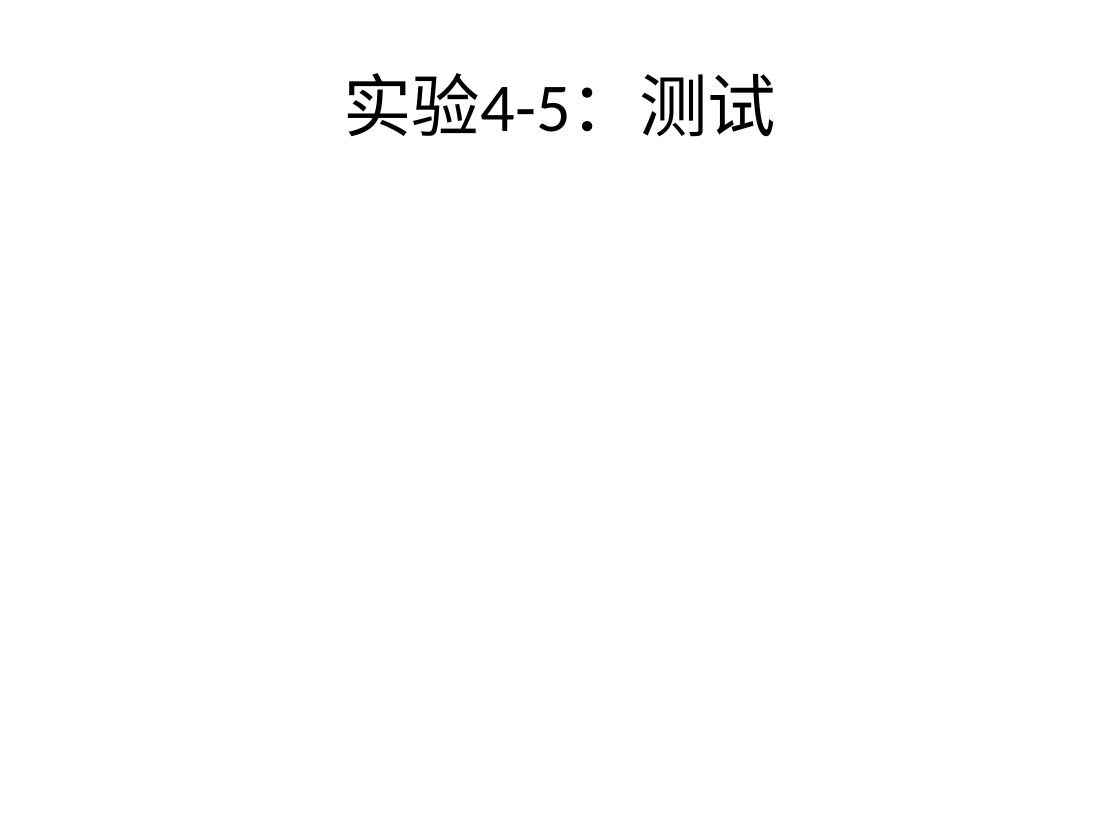
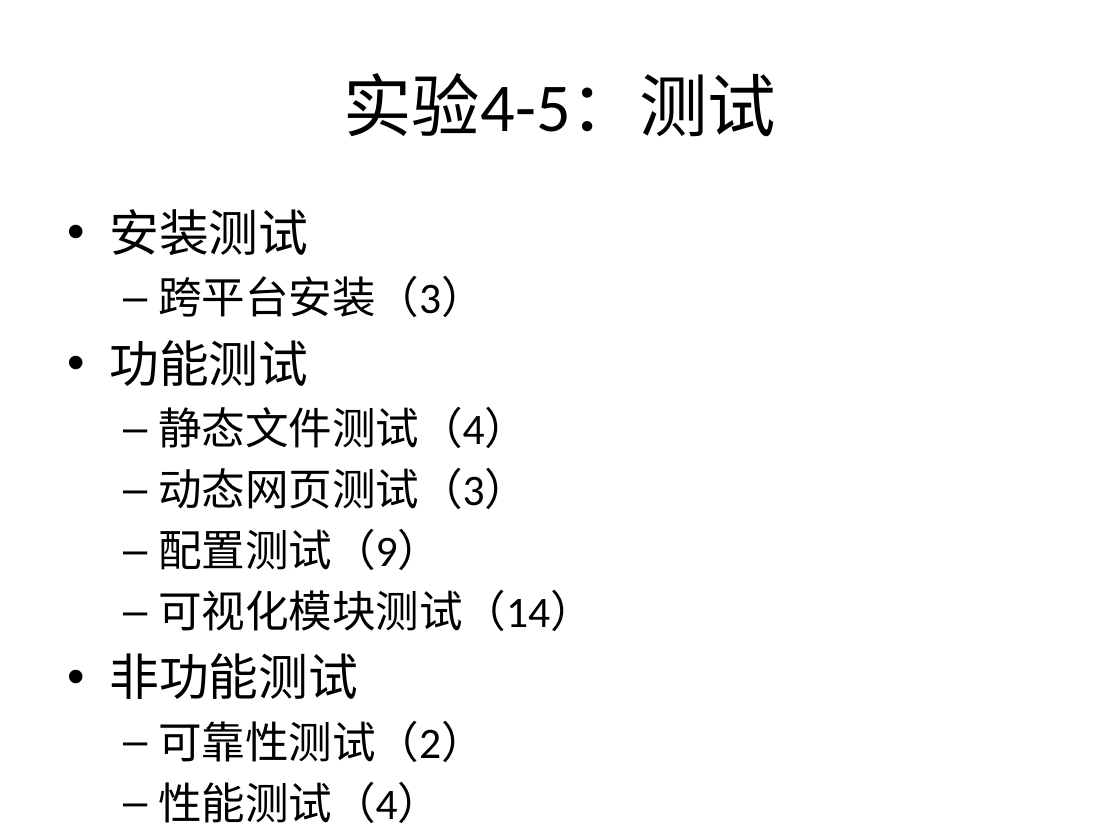
Before and after one commit to bhsei/16TeamC, a slide deck: slide 6 of 2.项目PPT/十七周-项目总结.pptx (slide 5 before the commit). Drawn at 1120x840 pixels with LibreOffice and Linux fonts; fonts in the diff are those of the drawing. Boxes give left, top, right and bottom in pixels: in the first picture for what was removed or moved away, otherwise in the second. Text is boxed around its words. In the diff, an @@ line names an element or a change of style, - is before the commit and + after.

```diff
--- a/2.项目PPT/十七周-项目总结.pptx
+++ b/2.项目PPT/十七周-项目总结.pptx
@@ text added at <box>109,209,594,823</box>, 28 pt, text #000000 @@
+• 安装测试
+  – 跨平台安装（3）
+• 功能测试
+  – 静态文件测试（4）
+  – 动态网页测试（3）
+  – 配置测试（9）
+  – 可视化模块测试（14）
+  • 非功能测试
+  – 可靠性测试（2）
+  – 性能测试（4）
```
Also in this commit, not shown: 5 other slides changed, 6 slides added, 2 slides removed, 1 other file.
